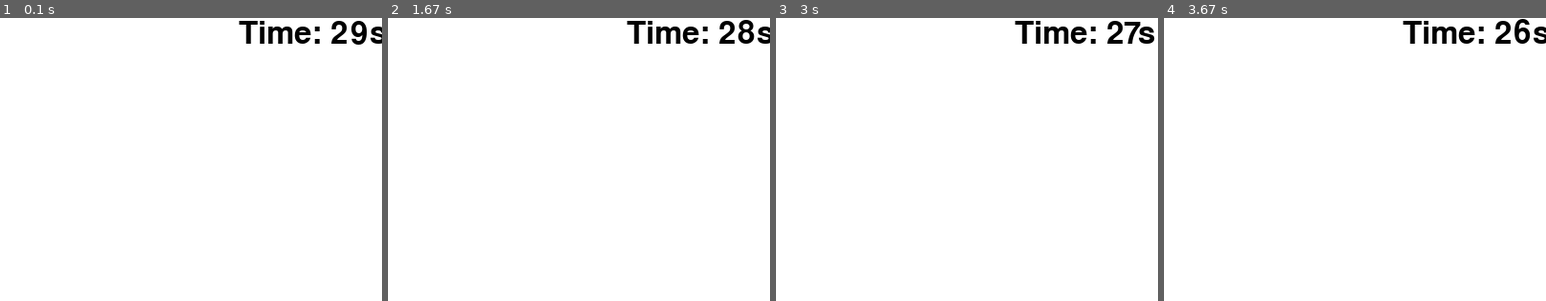
Above: before the commit, frames 1-4 (left to right).
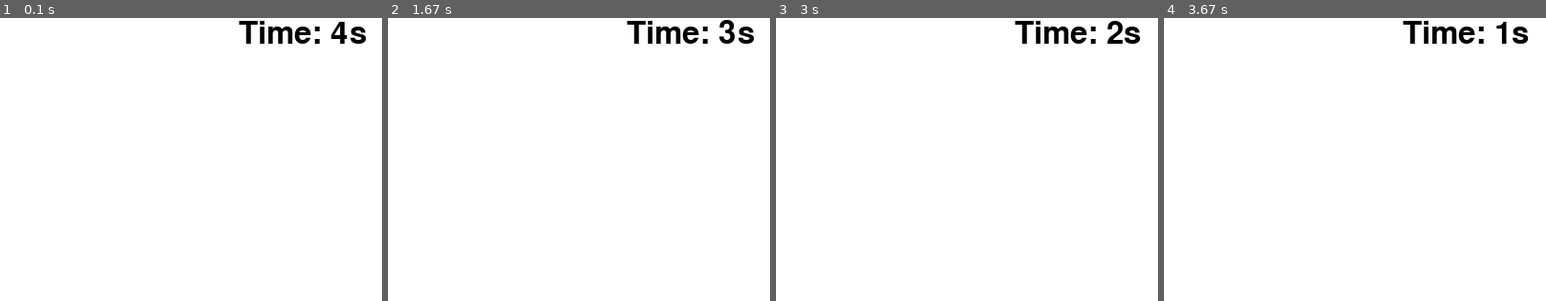
Above: after the commit, the same moments.

Repository: gnikkoch96/pygame-projects
Game: pygame game, started from test_game/main.py
Two runs of this game, one before a commit and one after it. Both use one fixed random seed, a clock stepped at 60 frames per second and the inputs below.
Inputs (mouse positions are % of the whole screen's width and height, from its top left):
- Up to frame 1 (0.1 s): no input
- Up to frame 2 (1.67 s): click (88, 81) at 0.38 s; click (60, 73) at 0.72 s
- Up to frame 3 (3 s): click (17, 18) at 2.05 s; click (45, 77) at 2.38 s; click (76, 66) at 2.72 s
- Up to frame 4 (3.67 s): click (67, 80) at 3.05 s; click (38, 66) at 3.38 s
The pictures show only the part of the screen within x 50-100%, y 0-50%; the shares and areas given below are measured in that part.

The runs differ from the first frame. In frame 1, 0.6% of the frame differs, in the area x 86-100%, y 1-10%; in frame 2, 0.5%; in frame 3, 0.4%; in frame 4, 0.6%, in the area x 86-100%, y 0-10%.

Commit message:
add: phils pygame utilities package for popups

Diff:
--- a/test_game/main.py
+++ b/test_game/main.py
@@ -7,7 +7,7 @@
 # screen settings
 SCREEN_WIDTH: int = 800
 SCREEN_HEIGHT: int = 600
-TIME_LIMIT = 30000 # milliseconds (30 seconds)
+TIME_LIMIT = 5000 # milliseconds (30 seconds)
 BACKGROUND_COLOR: str = "#ffffff"
 screen: pygame.Surface = pygame.display.set_mode((SCREEN_WIDTH, SCREEN_HEIGHT))
 pygame.display.set_caption("Click the Square!")
@@ -18,6 +18,7 @@
 
 # we do this so that we can change when to run or not
 running: bool = True
+game_finished: bool = False
 font: pygame.font.SysFont = pygame.font.SysFont(None, 48)
 score: int = 0
 start_time: int = 0
@@ -51,7 +52,12 @@
                     current_square = None
 
 def update():
-    global current_square, last_generation_time, start_time, running, score, remaining_time
+    global current_square, last_generation_time, start_time, running, score, remaining_time, game_finished
+
+    if game_finished:
+        # display dialog
+        print("Time's up! Final Score:", score)
+        return
 
     current_time = pygame.time.get_ticks()
 
@@ -70,8 +76,9 @@
     elapsed_time = current_time - start_time
     remaining_time = max(0, TIME_LIMIT - elapsed_time)
     if remaining_time <= 0:
-        running = False
-        print("Time's up! Final Score:", score)
+        game_finished = True
+
+
 
 def render():
     global screen, current_square, score, remaining_time
--- /dev/null
+++ b/test_game/share/pgu/themes/default/generate.py
@@ -0,0 +1,93 @@
+import pygame
+from pygame.locals import *
+pygame.display.init()
+pygame.display.set_mode((80,80),32)
+
+def prep(name):
+    fname = name+".png"
+    img = pygame.image.load(fname)
+    w,h = img.get_width()/2,img.get_height()/2
+
+    out = pygame.Surface((w*3,h*3),SWSURFACE|SRCALPHA,32)
+    out.fill((0,0,0,0))
+    out.blit(img.subsurface(0,0,w,h),(0,0))
+    out.blit(img.subsurface(w,0,w,h),(w*2,0))
+    out.blit(img.subsurface(0,h,w,h),(0,h*2))
+    out.blit(img.subsurface(w,h,w,h),(w*2,h*2))
+    for i in range(0,w):
+        img = out.subsurface((w-1,0,1,h*3)).convert_alpha()
+        out.blit(img,(w+i,0))
+    for i in range(0,h):
+        img = out.subsurface((0,h-1,w*3,1)).convert_alpha()
+        out.blit(img,(0,h+i))
+
+    return out,w,h
+
+todo = [
+    ('button.normal','dot.normal',None,3,3,'789456123'),
+    ('button.hover','dot.hover',None,3,3,'789456123'),
+    ('button.down','dot.down',None,3,3,'789456123'),
+
+    ('checkbox.off.normal','box.normal',None,2,2,'7913'),
+    ('checkbox.on.normal','box.down','check',2,2,'7913'),
+    ('checkbox.off.hover','box.hover',None,2,2,'7913'),
+    ('checkbox.on.hover','box.hover','check',2,2,'7913'),
+
+    ('radio.off.normal','dot.normal',None,2,2,'7913'),
+    ('radio.on.normal','dot.down','radio',2,2,'7913'),
+    ('radio.off.hover','dot.hover',None,2,2,'7913'),
+    ('radio.on.hover','dot.hover','radio',2,2,'7913'),
+
+    ('tool.normal','box.normal',None,3,3,'789456123'),
+    ('tool.hover','box.hover',None,3,3,'789456123'),
+    ('tool.down','box.down',None,3,3,'789456123'),
+
+    ('hslider','idot.normal',None,3,3,'789456123'),
+    ('hslider.bar.normal','dot.normal',None,3,3,'789456123'),
+    ('hslider.bar.hover','dot.hover',None,3,3,'789456123'),
+    ('hslider.left','sbox.normal','left',2,2,'7913'),
+    ('hslider.right','sbox.normal','right',2,2,'7913'),
+
+
+    ('vslider','idot.normal',None,3,3,'789456123'),
+    ('vslider.bar.normal','vdot.normal',None,3,3,'789456123'),
+    ('vslider.bar.hover','vdot.hover',None,3,3,'789456123'),
+    ('vslider.up','vsbox.normal','up',2,2,'7913'),
+    ('vslider.down','vsbox.normal','down',2,2,'7913'),
+
+    ('dialog.close.normal','rdot.hover',None,2,2,'7913'),
+    ('dialog.close.hover','rdot.hover','x',2,2,'7913'),
+    ('dialog.close.down','rdot.down','x',2,2,'7913'),
+
+    ('menu.normal','desktop',None,1,1,'7'),
+    ('menu.hover','box.normal',None,3,3,'789456123'),
+    ('menu.down','box.down',None,3,3,'789456123'),
+
+    ('select.selected.normal','box.normal',None,3,3,'788455122'),
+    ('select.selected.hover','box.hover',None,3,3,'788455122'),
+    ('select.selected.down','box.down',None,3,3,'788455122'),
+
+    ('select.arrow.normal','box.hover',None,3,3,'889556223'),
+    ('select.arrow.hover','box.hover',None,3,3,'889556223'),
+    ('select.arrow.down','box.down',None,3,3,'889556223'),
+
+    ('progressbar','sbox.normal',None,3,3,'789456123'),
+    ('progressbar.bar','box.hover',None,3,3,'789456123'),
+    ]
+
+for fname,img,over,ww,hh,s in todo:
+    print(fname)
+    img,w,h = prep(img)
+    out = pygame.Surface((ww*w,hh*h),SWSURFACE|SRCALPHA,32)
+    out.fill((0,0,0,0))
+    n = 0
+    for y in range(0,hh):
+        for x in range(0,ww):
+            c = int(s[n])
+            xx,yy = (c-1)%3,2-(c-1)/3
+            out.blit(img.subsurface((xx*w,yy*h,w,h)),(x*w,y*h))
+            n += 1
+    if over != None:
+        over = pygame.image.load(over+".png")
+        out.blit(over,(0,0))
+    pygame.image.save(out,fname+".tga")
--- /dev/null
+++ b/test_game/share/pgu/themes/default/style.ini
@@ -0,0 +1,459 @@
+[button]
+background = button.normal.tga
+padding_bottom = 1
+padding_left = 8
+padding_right = 8
+padding_top = 1
+
+[button.label]
+color = #000000
+font = Vera.ttf 16
+
+[button:down]
+background = button.down.tga
+
+[button:hover]
+background = button.hover.tga
+
+[checkbox]
+off = checkbox.off.normal.tga
+on = checkbox.on.normal.tga
+
+[checkbox:down]
+off = checkbox.off.hover.tga
+on = checkbox.on.hover.tga
+
+[checkbox:hover]
+off = checkbox.off.hover.tga
+on = checkbox.on.hover.tga
+
+[code]
+color = #000000
+font = mono 16
+
+[desktop]
+background = desktop.png
+
+[dialog]
+background = dialog.bar.png
+
+[dialog.bar]
+padding_bottom = 1
+padding_left = 8
+padding_right = 8
+padding_top = 2
+
+[dialog.bar.close]
+image = dialog.close.normal.tga
+
+[dialog.bar.close:down]
+image = dialog.close.down.tga
+
+[dialog.bar.close:hover]
+image = dialog.close.hover.tga
+
+[dialog.main]
+background = dialog.png
+padding_bottom = 4
+padding_left = 8
+padding_right = 8
+padding_top = 4
+
+[dialog.title.label]
+color = #000000
+font = Vera.ttf 16
+
+[div]
+color = #000000
+font = Vera.ttf 16
+
+[document]
+color = #000000
+font = Vera.ttf 16
+
+[filedialog.folder]
+image = filebrowser.folder.png
+
+[filedialog.input]
+background = input.normal.png
+color = #000000
+font = Vera.ttf 14
+padding_bottom = 3
+padding_left = 6
+padding_right = 6
+padding_top = 3
+
+[filedialog.input:focus]
+background = input.focus.png
+
+[filedialog.label]
+color = #000000
+font = Vera.ttf 14
+
+[filedialog.title.label]
+color = #000000
+font = Vera.ttf 16
+
+[h1]
+color = #000000
+font = Vera.ttf 24
+
+[h2]
+color = #000000
+font = Vera.ttf 20
+
+[h3]
+color = #000000
+font = Vera.ttf 16
+
+[h4]
+color = #000000
+font = Vera.ttf 14
+
+[h5]
+color = #000000
+font = Vera.ttf 12
+
+[h6]
+color = #000000
+font = Vera.ttf 10
+
+[hscrollbar]
+minus = hslider.left.tga
+plus = hslider.right.tga
+
+[hscrollbar.slider]
+background = hslider.tga
+bar = hslider.bar.normal.tga
+height = 16
+width = 16
+
+[hscrollbar.slider:down]
+bar = hslider.bar.hover.tga
+
+[hscrollbar.slider:hover]
+bar = hslider.bar.hover.tga
+
+[hslider]
+background = hslider.tga
+bar = hslider.bar.normal.tga
+height = 16
+width = 16
+
+[hslider:down]
+bar = hslider.bar.hover.tga
+
+[hslider:hover]
+bar = hslider.bar.hover.tga
+
+[input]
+background = input.normal.png
+color = #000000
+font = Vera.ttf 16
+padding_bottom = 3
+padding_left = 6
+padding_right = 6
+padding_top = 3
+
+[input:focus]
+background = input.focus.png
+
+[keysym]
+background = input.normal.png
+color = #000000
+font = Vera.ttf 16
+padding_bottom = 3
+padding_left = 6
+padding_right = 6
+padding_top = 3
+
+[keysym:focus]
+background = input.focus.png
+
+[label]
+color = #000000
+font = Vera.ttf 16
+
+[li]
+color = #000000
+font = Vera.ttf 16
+padding_left = 32
+
+[link]
+color = #0000FF
+font = Vera.ttf 24
+
+[link:down]
+color = #00FF00
+
+[link:hover]
+color = #FF0000
+
+[list]
+background = list.png
+padding_bottom = 1
+padding_left = 1
+padding_right = 1
+padding_top = 1
+
+[list.content]
+background = #eeeeee
+padding_bottom = 1
+padding_left = 1
+padding_right = 1
+padding_top = 1
+
+[list.item]
+align = -1
+background = list.item.normal.png
+margin_bottom = 1
+padding_bottom = 2
+padding_left = 4
+padding_right = 4
+padding_top = 2
+
+[list.item.label]
+color = #000000
+font = Vera.ttf 14
+
+[list.item:down]
+background = list.item.down.png
+
+[list.item:hover]
+background = list.item.down.png
+
+[menu]
+arrow = select.arrow.tga
+background = menu.normal.tga
+padding_bottom = 3
+padding_left = 6
+padding_right = 6
+padding_top = 3
+
+[menu-open]
+background = menu.down.tga
+padding_bottom = 3
+padding_left = 6
+padding_right = 6
+padding_top = 3
+
+[menu-open:down]
+background = menu.down.tga
+
+[menu-open:hover]
+background = menu.down.tga
+
+[menu.label]
+color = #000000
+font = Vera.ttf 16
+
+[menu.option]
+background = select.option.normal.png
+padding_bottom = 1
+padding_left = 6
+padding_right = 6
+padding_top = 1
+
+[menu.option.label]
+color = #000000
+font = Vera.ttf 16
+
+[menu.option:down]
+background = select.option.hover.png
+
+[menu.option:hover]
+background = select.option.hover.png
+
+[menu.options]
+background = select.options.png
+padding_bottom = 1
+padding_left = 1
+padding_right = 1
+padding_top = 1
+
+[menu:down]
+background = menu.down.tga
+
+[menu:hover]
+background = menu.hover.tga
+
+[ol]
+color = #000000
+font = Vera.ttf 16
+
+[pre]
+color = #000000
+font = mono 16
+
+[progressbar]
+background = progressbar.tga
+bar = progressbar.bar.tga
+height = 16
+width = 16
+
+[radio]
+off = radio.off.normal.tga
+on = radio.on.normal.tga
+
+[radio:down]
+off = radio.off.hover.tga
+on = radio.on.hover.tga
+
+[radio:hover]
+off = radio.off.hover.tga
+on = radio.on.hover.tga
+
+[scrollarea.content]
+background = #ffffff
+padding_bottom = 1
+padding_left = 1
+padding_right = 1
+padding_top = 1
+
+[select]
+arrow = select.arrow.png
+
+[select.arrow]
+background = select.arrow.normal.tga
+padding_left = 1
+padding_right = 1
+
+[select.arrow:down]
+background = select.arrow.down.tga
+
+[select.arrow:hover]
+background = select.arrow.hover.tga
+
+[select.option]
+background = select.option.normal.png
+padding_bottom = 1
+padding_left = 4
+padding_right = 4
+padding_top = 1
+
+[select.option.label]
+color = #000000
+font = Vera.ttf 16
+
+[select.option:down]
+background = select.option.hover.png
+
+[select.option:hover]
+background = select.option.hover.png
+
+[select.options]
+background = select.options.png
+padding_bottom = 1
+padding_left = 1
+padding_right = 1
+padding_top = 1
+
+[select.selected]
+background = select.selected.normal.tga
+padding_bottom = 1
+padding_left = 4
+padding_right = 4
+padding_top = 1
+
+[select.selected:down]
+background = select.selected.down.tga
+
+[select.selected:hover]
+background = select.selected.hover.tga
+
+[slider]
+background = slider.tga
+bar = slider.bar.normal.tga
+height = 16
+width = 16
+
+[slider:hover]
+bar = slider.bar.hover.tga
+
+[switch]
+off = checkbox.off.normal.tga
+on = checkbox.on.normal.tga
+
+[switch:down]
+off = checkbox.off.hover.tga
+on = checkbox.on.hover.tga
+
+[switch:hover]
+off = checkbox.off.hover.tga
+on = checkbox.on.hover.tga
+
+[td]
+color = #000000
+font = Vera.ttf 16
+
+[th]
+color = #000000
+font = Vera.ttf 16
+
+[tool]
+background = tool.normal.tga
+padding_bottom = 1
+padding_left = 4
+padding_right = 4
+padding_top = 1
+
+[tool.label]
+color = #000000
+font = Vera.ttf 16
+
+[tool:down]
+background = tool.down.tga
+
+[tool:hover]
+background = tool.hover.tga
+
+[ul]
+color = #000000
+font = Vera.ttf 16
+
+[vscrollbar]
+minus = vslider.up.tga
+plus = vslider.down.tga
+
+[vscrollbar.slider]
+background = vslider.tga
+bar = vslider.bar.normal.tga
+height = 16
+width = 16
+
+[vscrollbar.slider:down]
+bar = vslider.bar.hover.tga
+
+[vscrollbar.slider:hover]
+bar = vslider.bar.hover.tga
+
+[vslider]
+background = vslider.tga
+bar = vslider.bar.normal.tga
+height = 16
+width = 16
+
+[vslider:down]
+bar = vslider.bar.hover.tga
+
+[vslider:hover]
+bar = vslider.bar.hover.tga
+
+[xdialog.bar]
+background = dialog.bar.png
+
+[xhscrollbar]
+background = scroller.slide.h.tga
+bar = scroller.slide.bar.normal.tga
+height = 16
+
+[xhscrollbar:hover]
+bar = scroller.slide.bar.hover.tga
+
+[xvscrollbar]
+background = scroller.slide.v.tga
+bar = scroller.slide.bar.normal.tga
+width = 16
+
+[xvscrollbar:hover]
+bar = scroller.slide.bar.hover.tga
--- /dev/null
+++ b/test_game/share/pgu/themes/gray/style.ini
@@ -0,0 +1,347 @@
+[button]
+background = button.normal.png
+padding_bottom = 1
+padding_left = 8
+padding_right = 8
+padding_top = 1
+
+[button.label]
+color = #000000
+font = Vera.ttf 16
+
+[button:down]
+background = button.down.png
+
+[checkbox]
+off = checkbox.off.normal.png
+on = checkbox.on.normal.png
+
+[checkbox:down]
+off = checkbox.off.down.png
+on = checkbox.on.down.png
+
+[code]
+color = #000000
+font = mono 16
+
+[desktop]
+background = desktop.png
+
+[dialog.bar]
+background = dialog.bar.png
+padding_bottom = 1
+padding_left = 8
+padding_right = 8
+padding_top = 2
+
+[dialog.bar.close]
+image = dialog.close.normal.png
+
+[dialog.bar.close:down]
+image = dialog.close.down.png
+
+[dialog.main]
+background = dialog.png
+padding_bottom = 4
+padding_left = 8
+padding_right = 8
+padding_top = 4
+
+[dialog.title.label]
+color = #000000
+font = Vera.ttf 16
+
+[div]
+color = #000000
+font = Vera.ttf 16
+
+[document]
+color = #000000
+font = Vera.ttf 16
+
+[filedialog.folder]
+image = filebrowser.folder.png
+
+[filedialog.input]
+background = input.normal.png
+color = #000000
+font = Vera.ttf 14
+padding_bottom = 3
+padding_left = 6
+padding_right = 6
+padding_top = 3
+
+[filedialog.input:focus]
+background = input.focus.png
+
+[filedialog.label]
+color = #000000
+font = Vera.ttf 14
+
+[filedialog.title.label]
+color = #000000
+font = Vera.ttf 16
+
+[h1]
+color = #000000
+font = Vera.ttf 24
+
+[h2]
+color = #000000
+font = Vera.ttf 20
+
+[h3]
+color = #000000
+font = Vera.ttf 16
+
+[h4]
+color = #000000
+font = Vera.ttf 14
+
+[h5]
+color = #000000
+font = Vera.ttf 12
+
+[h6]
+color = #000000
+font = Vera.ttf 10
+
+[hscrollbar]
+background = slider.png
+bar = slider.bar.normal.png
+height = 15
+minus = hslider.left.png
+plus = hslider.right.png
+
+[hslider]
+background = slider.png
+bar = slider.bar.normal.png
+height = 16
+width = 16
+
+[hslider:down]
+bar = slider.bar.normal.png
+
+[input]
+background = input.normal.png
+color = #000000
+font = Vera.ttf 16
+padding_bottom = 3
+padding_left = 6
+padding_right = 6
+padding_top = 3
+
+[input:focus]
+background = input.focus.png
+
+[keysym]
+background = input.normal.png
+color = #000000
+font = helvetica 16
+padding_bottom = 3
+padding_left = 6
+padding_right = 6
+padding_top = 3
+
+[keysym:focus]
+background = input.focus.png
+
+[label]
+color = #000000
+font = Vera.ttf 16
+
+[li]
+color = #000000
+font = Vera.ttf 16
+padding_left = 32
+
+[list]
+background = list.png
+padding_bottom = 1
+padding_left = 1
+padding_right = 1
+padding_top = 1
+
+[list.content]
+background = #eeeeee
+padding_bottom = 1
+padding_left = 1
+padding_right = 1
+padding_top = 1
+
+[list.item]
+align = -1
+background = list.item.normal.png
+margin_bottom = 1
+padding_bottom = 2
+padding_left = 4
+padding_right = 4
+padding_top = 2
+
+[list.item.label]
+color = #000000
+font = Vera.ttf 14
+
+[menu]
+arrow = select.arrow.png
+background = menu.normal.png
+padding_bottom = 3
+padding_left = 6
+padding_right = 6
+padding_top = 3
+
+[menu-open]
+background = menu.down.png
+padding_bottom = 3
+padding_left = 6
+padding_right = 6
+padding_top = 3
+
+[menu-open:down]
+background = menu.down.png
+
+[menu.label]
+color = #000000
+font = Vera.ttf 16
+
+[menu.option]
+background = menu.option.normal.png
+padding_bottom = 1
+padding_left = 6
+padding_right = 6
+padding_top = 1
+
+[menu.option.label]
+color = #000000
+font = Vera.ttf 16
+
+[menu.option:hover]
+background = menu.option.hover.png
+
+[menu.options]
+background = select.options.png
+padding_bottom = 1
+padding_left = 1
+padding_right = 1
+padding_top = 1
+
+[menu:down]
+background = menu.down.png
+
+[menu:hover]
+background = menu.hover.png
+
+[ol]
+color = #000000
+font = Vera.ttf 16
+
+[pre]
+color = #000000
+font = mono 16
+
+[radio]
+off = radio.off.normal.png
+on = radio.on.normal.png
+
+[radio:down]
+off = radio.off.down.png
+on = radio.on.down.png
+
+[scrollarea.content]
+background = #ffffff
+padding_bottom = 1
+padding_left = 1
+padding_right = 1
+padding_top = 1
+
+[select]
+arrow = select.arrow.png
+
+[select.arrow]
+background = select.arrow.normal.png
+padding_left = 1
+padding_right = 1
+
+[select.arrow:down]
+background = select.arrow.down.png
+
+[select.option]
+background = select.option.normal.png
+padding_bottom = 1
+padding_left = 4
+padding_right = 4
+padding_top = 1
+
+[select.option.label]
+color = #000000
+font = Vera.ttf 16
+
+[select.options]
+background = select.options.png
+padding_bottom = 1
+padding_left = 1
+padding_right = 1
+padding_top = 1
+
+[select.selected]
+background = select.selected.normal.png
+padding_bottom = 1
+padding_left = 4
+padding_right = 4
+padding_top = 1
+
+[slider]
+background = slider.png
+bar = slider.bar.normal.png
+height = 16
+width = 16
+
+[switch]
+off = checkbox.off.normal.png
+on = checkbox.on.normal.png
+
+[switch:down]
+off = checkbox.off.down.png
+on = checkbox.on.down.png
+
+[td]
+color = #000000
+font = Vera.ttf 16
+
+[th]
+color = #000000
+font = Vera.ttf 16
+
+[tool]
+background = tool.normal.png
+padding_bottom = 1
+padding_left = 4
+padding_right = 4
+padding_top = 1
+
+[tool.label]
+color = #000000
+font = Vera.ttf 16
+
+[tool:down]
+background = tool.down.png
+
+[ul]
+color = #000000
+font = Vera.ttf 16
+
+[vscrollbar]
+background = slider.png
+bar = slider.bar.normal.png
+minus = vslider.up.png
+plus = vslider.down.png
+width = 15
+
+[vslider]
+background = slider.png
+bar = slider.bar.normal.png
+height = 16
+width = 16
+
+[vslider:down]
+bar = slider.bar.normal.png
--- /dev/null
+++ b/test_game/share/pgu/themes/tools/config.txt
@@ -0,0 +1,11 @@
+tool.draw image icons48.draw.tga
+tool.pixel image icons48.pixel.tga
+tool.line image icons48.line.tga
+tool.fill image icons48.fill.tga
+
+tool.select image icons48.select.tga
+tool.eraser image icons48.eraser.tga
+
+tool.tile image icons48.tile.tga
+tool.code image icons48.code.tga
+tool.bkgr image icons48.bkgr.tga
--- /dev/null
+++ b/test_game/share/pgu/themes/tools/convertconfig.py
@@ -0,0 +1,37 @@
+#!/usr/bin/env python
+
+import collections
+import sys
+
+try:
+    path = sys.argv[1]
+except:
+    print "usage: convertconfig.py config.txt"
+    print ""
+    print "Converts the old PGU theme config.txt format into the style.ini format"
+    print ""
+    sys.exit(1)
+
+styleByClass = collections.defaultdict(dict)
+
+fd = file(path, "r")
+for line in fd.readlines():
+    line = line.strip()
+    if (not line): continue
+
+    args = line.split()
+    try:
+        name = args[0]
+        attr = args[1]
+        values = " ".join(args[2:])
+    except:
+        print "Invalid line: %s" % line
+        sys.exit()
+    styleByClass[name][attr] = values
+fd.close()
+
+for klass in sorted(styleByClass.keys()):
+    print "[%s]" % klass
+    for attr in sorted(styleByClass[klass].keys()):
+        print "%s = %s" % (attr, styleByClass[klass][attr])
+    print ""
Not shown, added: test_game/Scripts/leveledit
Not shown, added: test_game/Scripts/levelfancy
Not shown, added: test_game/Scripts/tganew
Not shown, added: test_game/Scripts/tileedit
Binary file added: test_game/share/pgu/themes/default/Vera.ttf
Binary file added: test_game/share/pgu/themes/default/box.down.png
Binary file added: test_game/share/pgu/themes/default/box.hover.png
Binary file added: test_game/share/pgu/themes/default/box.normal.png
Binary file added: test_game/share/pgu/themes/default/button.down.tga
Binary file added: test_game/share/pgu/themes/default/button.hover.tga
Binary file added: test_game/share/pgu/themes/default/button.normal.tga
Binary file added: test_game/share/pgu/themes/default/check.png
(and 140 more such lines)
